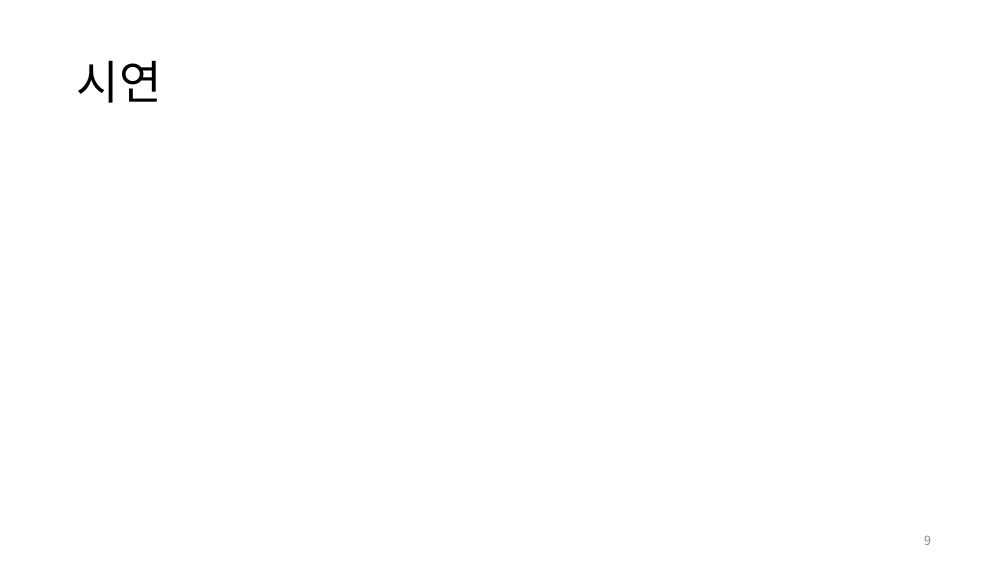
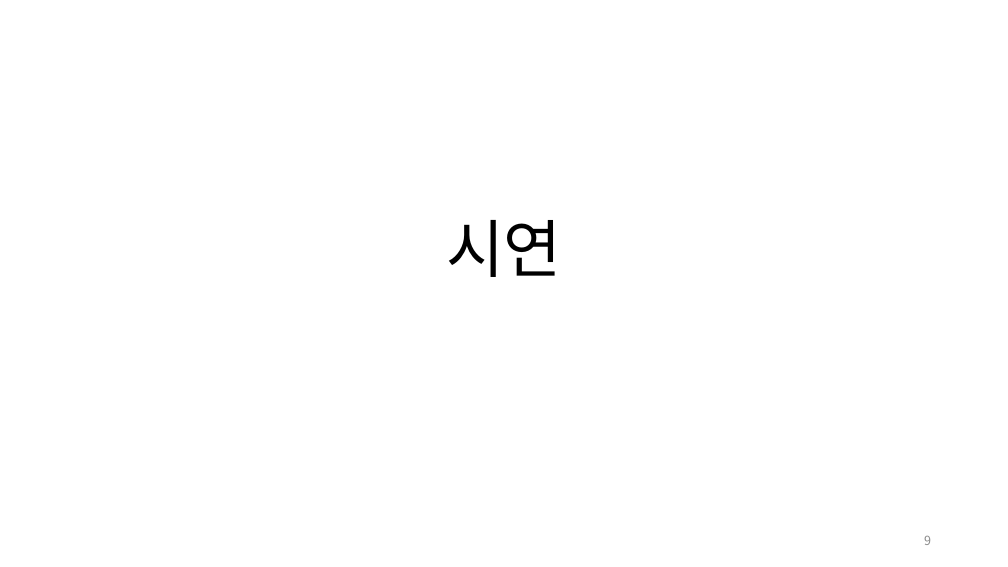
Before and after one commit to pknu-wap/Dogs-SONAR, a slide deck: slide 9 of others/presentation.pptx. Drawn at 1008x567 pixels with LibreOffice and Linux fonts; fonts in the diff are those of the drawing. Boxes give left, top, right and bottom in pixels: in the first picture for what was removed or moved away, otherwise in the second. Text is boxed around its words. In the diff, an @@ line names an element or a change of style, - is before the commit and + after.

```diff
--- a/others/presentation.pptx
+++ b/others/presentation.pptx
@@ title "시연": place and size @@
-title "시연" at (77,60,162,103)
+title "시연" at (446,220,562,277)
@@ title "시연" at (446,220,562,277): size 44 to 60 pt; alignment left to centre; vertical alignment middle to bottom @@
```
Also in this commit, not shown: 3 other slides changed.
